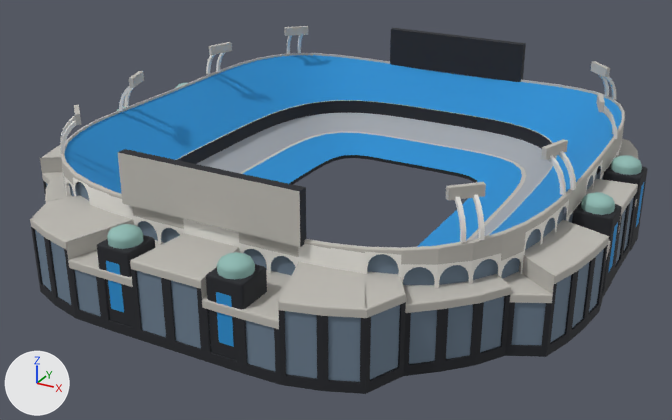
The glTF model landmarks/models/bank-of-america-stadium.glb, before and after one commit.
Both versions are drawn from a camera (50 mm lens) standing at (182.0, -345.0, 173.0) and looking at (-2.0, -10.0, 6.0). Arrows for +X, +Y and +Z are at lower left; the lights stay in place. The older version comes first. Vertices at exactly the same position are counted once.

Before the edit, the objects in view are built like this:
```python
mat_glass = principled_material('glass')
mat_glass.base_color = (0.28, 0.5, 0.459)  # greyish cyan #90bcb4
mat_glass.roughness = 0.85
me_bank_of_america_stadium = bpy.data.meshes.new('Bank of America Stadium')
me_bank_of_america_stadium.from_pydata(...)  # 4047 vertices, 5320 faces; spans x -123.0..123.0, y -131.0..137.0, z 0.0..59.0
# faces by material slot: [268, 128, 1280, 1272, 256, 1612, 504]
me_bank_of_america_stadium.materials.append(mat_seats)  # blue #2590d3
me_bank_of_america_stadium.materials.append(mat_silver_seats)  # grey #a5a9af
me_bank_of_america_stadium.materials.append(mat_precast)  # grey #bebcb4
me_bank_of_america_stadium.materials.append(mat_black)  # black #212329
me_bank_of_america_stadium.materials.append(mat_window)  # greyish blue #6c7f91
me_bank_of_america_stadium.materials.append(mat_white)  # white #eae8e2
me_bank_of_america_stadium.materials.append(mat_glass)  # greyish cyan #90bcb4
ob_bank_of_america_stadium = bpy.data.objects.new('Bank of America Stadium', me_bank_of_america_stadium)
ob_bank_of_america_stadium.location = (0.0, 0.0, 0.0)
```
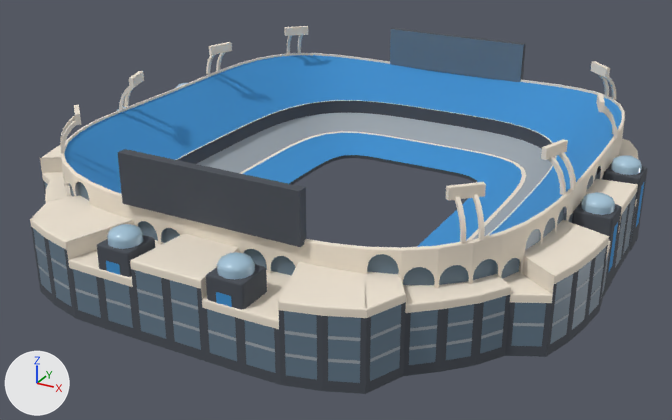
Location of each change, (x1, y1, x2, y2) in pixels of the pictures (672 x 420 px):
'Bank of America Stadium', recoloured, reshaped: (30, 26, 648, 394) in both
part 1 of me_bank_of_america_stadium, built on: (33, 143, 636, 383) in both
part 2 of me_bank_of_america_stadium, recoloured: before (64, 55, 644, 347); after (64, 55, 644, 335)
part 3 of me_bank_of_america_stadium, edited (looks the same): (197, 113, 552, 240) in both
part 4 of me_bank_of_america_stadium, recoloured (grey to dark grey): (117, 152, 300, 247) in both
part 5 of me_bank_of_america_stadium, recoloured (grey to pale yellow): (30, 26, 639, 329) in both
part 6 of me_bank_of_america_stadium, recoloured (lighter): (390, 29, 523, 82) in both
part 7 of me_bank_of_america_stadium, recoloured: (31, 28, 648, 394) in both
part 8 of me_bank_of_america_stadium, recoloured: (60, 35, 622, 288) in both

What changed in the scene script:
```text
Change mat_glass:
    mat_glass.base_color: (0.28, 0.5, 0.459) -> (0.379, 0.56, 0.701)  # greyish cyan #90bcb4 -> blue #a6c5da
Add mat_stone:
    mat_stone = principled_material('stone')
    mat_stone.base_color = (0.867, 0.782, 0.659)  # pale yellow #efe5d4
    mat_stone.roughness = 0.85
Add mat_roof:
    mat_roof = principled_material('roof')
    mat_roof.base_color = (0.344, 0.389, 0.426)  # grey #9ea8af
    mat_roof.roughness = 0.85
Add mat_panthers_blue:
    mat_panthers_blue = principled_material('panthers-blue')
    mat_panthers_blue.base_color = (0.043, 0.28, 0.632)  # blue #3a90d0
    mat_panthers_blue.roughness = 0.85
Add mat_panthers_charcoal:
    mat_panthers_charcoal = principled_material('panthers-charcoal')
    mat_panthers_charcoal.base_color = (0.0658, 0.0759, 0.0939)  # dark grey #494e56
    mat_panthers_charcoal.roughness = 0.85
Change me_bank_of_america_stadium:
    used by ob_bank_of_america_stadium; location = (0.0, 0.0, 0.0)
    remove me_bank_of_america_stadium.from_pydata(...)  # 4047 vertices, 5320 faces; spans x -123.0..123.0, y -131.0..137.0, z 0.0..59.0
    add me_bank_of_america_stadium.from_pydata(...)  # 4879 vertices, 5352 faces; spans x -123.0..123.0, y -131.0..137.0, z 0.0..59.0
    me_bank_of_america_stadium part 1: 46 vertices moved within x -122.0..122.0, y -127.0..117.0, z 4.0..40.0; 192 vertices removed from x -120.0..120.0, y -130.0..136.0, z 4.0..29.0; 1024 vertices added at x -122.0..122.0, y -131.0..137.0, z 4.0..29.0
    me_bank_of_america_stadium part 2: 268 faces spanning x -121.0..121.0, y -131.0..120.0, z 2.0..42.0 switch from mat_seats (blue #2590d3) to mat_panthers_blue (blue #3a90d0)
    me_bank_of_america_stadium part 3: 128 faces spanning x -78.0..78.0, y -87.0..103.0, z 7.0..14.0 switch from mat_silver_seats (grey #a5a9af) to mat_roof (grey #9ea8af)
    me_bank_of_america_stadium part 4: 4 faces spanning x -38.0..38.0, y -107.0..123.0, z 38.0..58.0 switch from mat_precast (grey #bebcb4) to mat_panthers_charcoal (dark grey #494e56)
    me_bank_of_america_stadium part 5: 1249 faces spanning x -123.0..123.0, y -131.0..137.0, z 7.0..59.0 switch from mat_precast (grey #bebcb4) to mat_stone (pale yellow #efe5d4)
    me_bank_of_america_stadium part 6: 4 faces spanning x -38.0..38.0, y -103.0..119.0, z 38.0..58.0 switch from mat_black (black #212329) to mat_window (blue #647a8b)
    me_bank_of_america_stadium part 7: 881 faces spanning x -123.0..123.0, y -131.0..137.0, z 0.0..58.0 switch from mat_black (black #212329) to mat_panthers_charcoal (dark grey #494e56)
    me_bank_of_america_stadium part 8: 1592 faces spanning x -107.0..107.0, y -105.0..121.0, z 24.0..56.0 switch from mat_white (white #eae8e2) to mat_stone (pale yellow #efe5d4)
```
